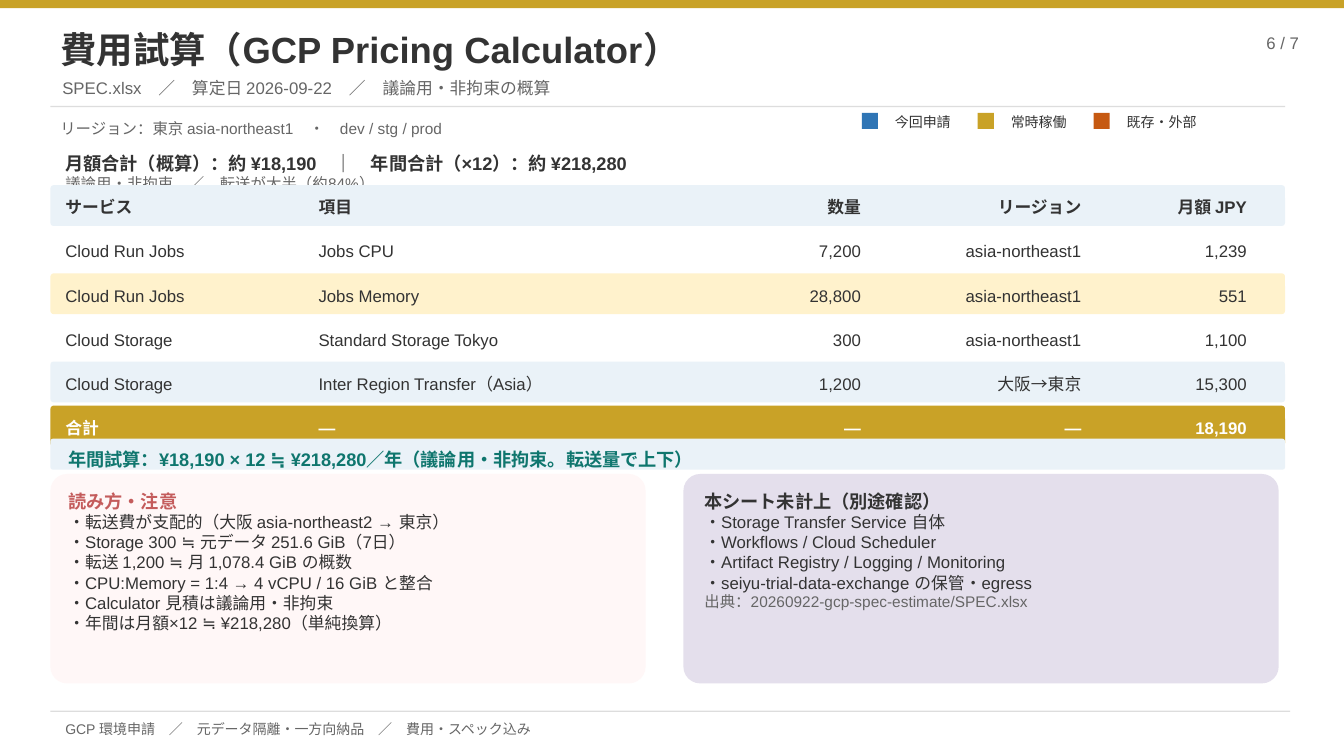
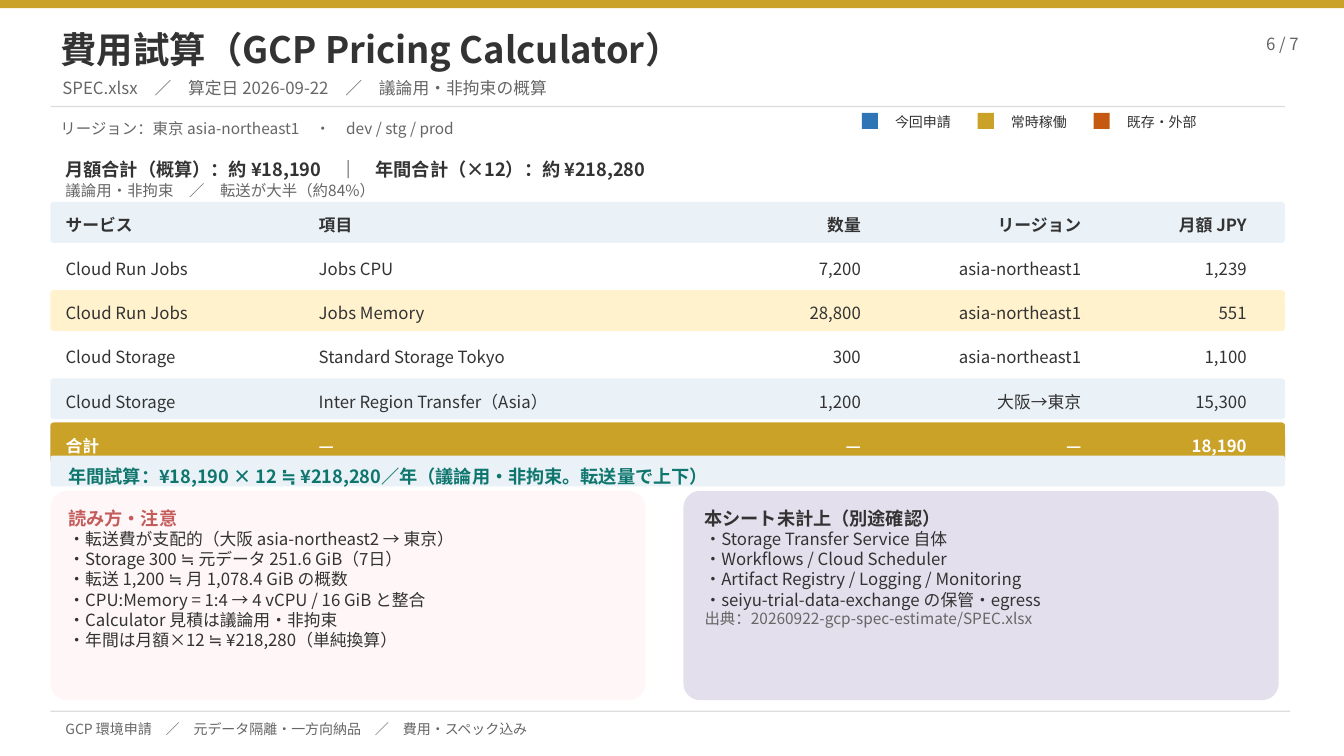
Before and after one commit to ZangPengshi-TREC/Zang_TreC, a slide deck: slide 6 of PMI/Sinops/phase2-detail-design/sources/20260922-scm-if-cloud-application/SCM連携クラウド機_GCP環境申請.pptx. Drawn at 1344x756 pixels with LibreOffice and Linux fonts; fonts in the diff are those of the drawing. Boxes give left, top, right and bottom in pixels: in the first picture for what was removed or moved away, otherwise in the second. Text is boxed around its words. In the diff, an @@ line names an element or a change of style, - is before the commit and + after.

```diff
--- a/PMI/Sinops/phase2-detail-design/sources/20260922-scm-if-cloud-application/SCM連携クラウド機_GCP環境申請.pptx
+++ b/PMI/Sinops/phase2-detail-design/sources/20260922-scm-if-cloud-application/SCM連携クラウド機_GCP環境申請.pptx
@@ font Arial to Noto Sans CJK JP in 42 elements at (62, 80, 547, 96), (65, 722, 527, 735), (60, 121, 454, 138), (60, 32, 682, 72), (68, 509, 454, 649), (895, 115, 951, 128), (1011, 115, 1067, 128), (1127, 115, 1197, 128), (1266, 37, 1298, 50), (319, 349, 505, 367), (66, 349, 175, 367), (959, 349, 1081, 363), (833, 350, 861, 363), (319, 261, 393, 275), (319, 305, 424, 323), (319, 394, 547, 412), (319, 217, 353, 233), (1205, 350, 1247, 366), (66, 438, 100, 457), (66, 305, 188, 319), (66, 394, 175, 412), (66, 217, 133, 232), (66, 261, 188, 275), (959, 305, 1081, 319), (997, 394, 1081, 410), (998, 217, 1082, 233), (959, 261, 1081, 275), (827, 217, 861, 232), (819, 262, 861, 278), (810, 306, 861, 322), (819, 395, 861, 411), (1219, 306, 1247, 319), (1195, 395, 1246, 411), (1192, 439, 1247, 457), (1179, 217, 1246, 233), (1205, 262, 1247, 278), (68, 467, 708, 487), (65, 160, 645, 197), (705, 509, 1041, 628), (309, 431, 695, 461), (882, 431, 1092, 461), (706, 431, 871, 461) @@
@@ 5 texts: place and size @@
-5 texts at (65, 413, 1246, 442)
+5 texts at (66, 431, 1247, 461)
@@ 25 texts, 9 rounded rectangles: place and size @@
-25 texts, 9 rounded rectangles at (50, 186, 1286, 684)
+25 texts, 9 rounded rectangles at (50, 202, 1286, 701)
@@ text "年間試算：¥18,190 × 12 ≒ ¥218,280／年（議論用・非拘束。転送量で上下）": place and size @@
-text "年間試算：¥18,190 × 12 ≒ ¥218,280／年（議論用・非拘束。転送量で上下）" at (68, 450, 693, 469)
+text "年間試算：¥18,190 × 12 ≒ ¥218,280／年（議論用・非拘束。転送量で上下）" at (68, 467, 708, 487)
@@ text "読み方・注意": place and size @@
-text "読み方・注意" at (68, 492, 449, 631)
+text "読み方・注意" at (68, 509, 454, 649)
@@ text "本シート未計上（別途確認）": place and size @@
-text "本シート未計上（別途確認）" at (704, 492, 1031, 610)
+text "本シート未計上（別途確認）" at (705, 509, 1041, 628)
```
Also in this commit, not shown: 6 other slides changed, 8 other files.
